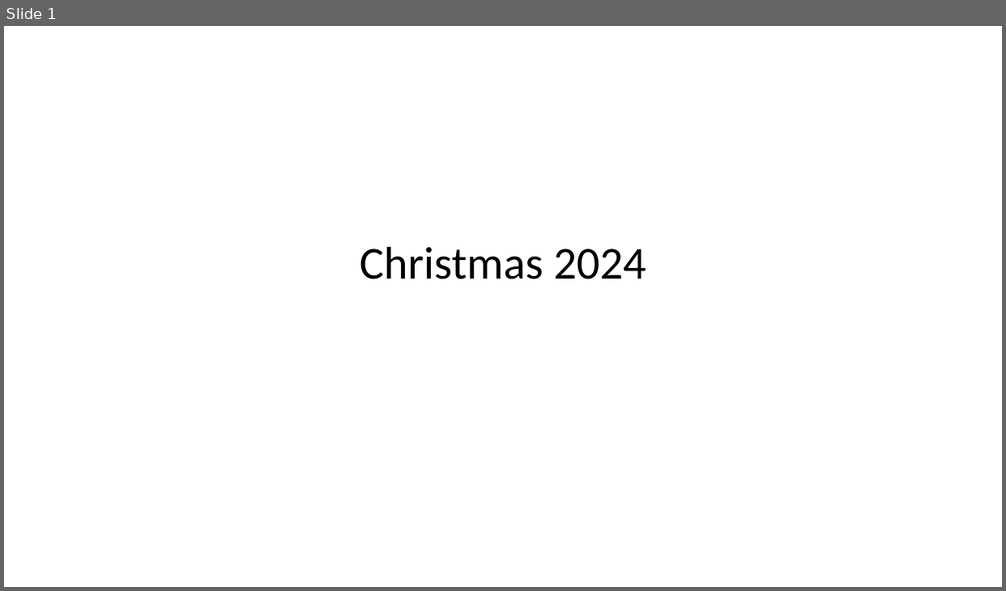
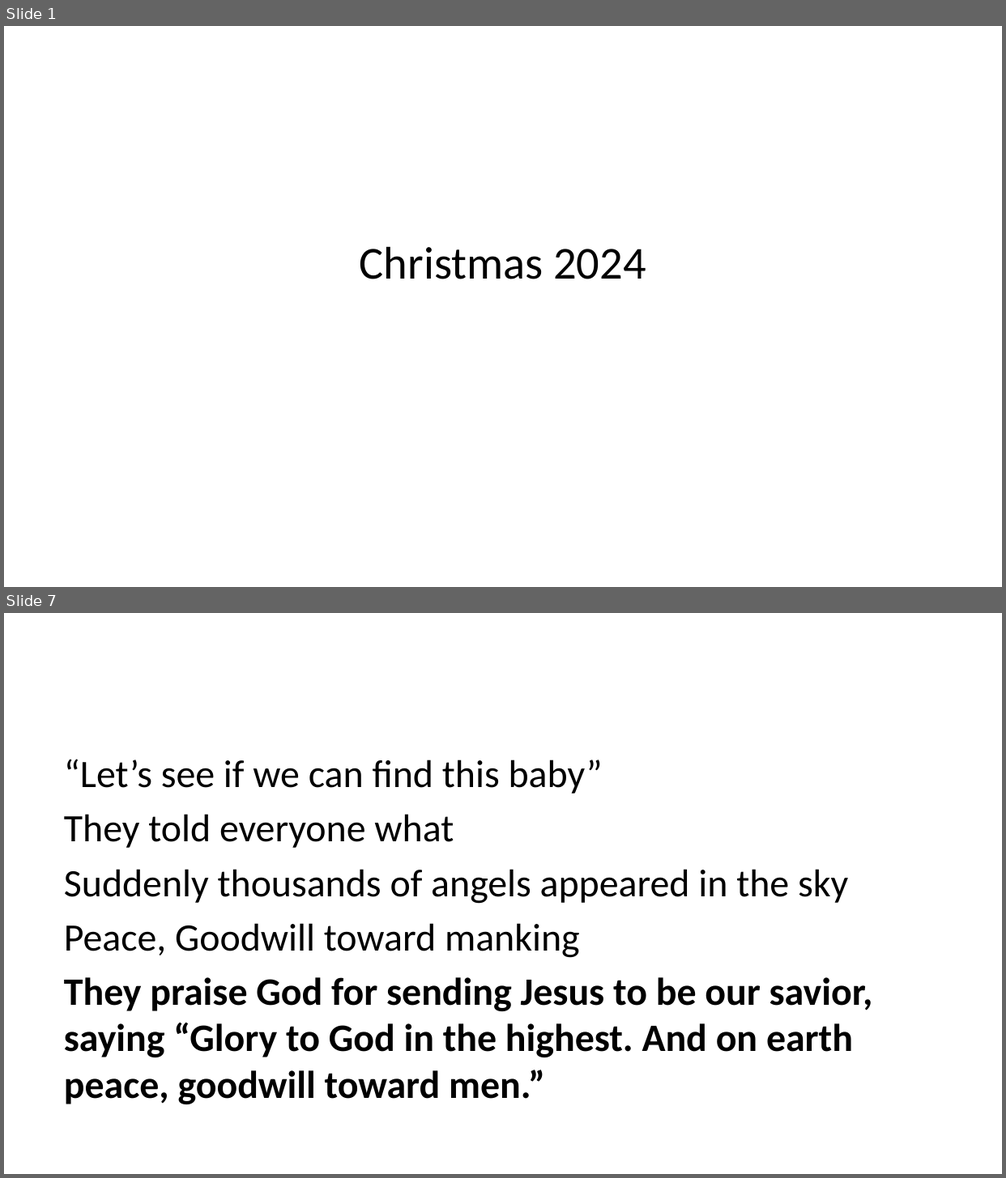
Before and after one commit to jcsalo/patient_education, a slide deck: christmas2004.pptx. Shown one above the other, each under a label of ours: slide 1 before the commit, slides 1 and 7 after it; the slides between them are not shown. The pictures are 1006x591 and 1006x1178 pixels, drawn with LibreOffice and Linux fonts; fonts in the diff are those of the drawing. Boxes give left, top, right and bottom in pixels: in the first picture for what was removed or moved away, otherwise in the second. Text is boxed around its words. In the diff, an @@ line names an element or a change of style, - is before the commit and + after.

```diff
--- a/christmas2004.pptx
+++ b/christmas2004.pptx
@@ slide 7 added at [4, 613, 1002, 1174], background #FFFFFF @@
@@ text added at [64, 759, 873, 1105], 28 pt, text #000000 @@
+“Let’s see if we can find this baby”
+They told everyone what
+Suddenly thousands of angels appeared in the sky
+Peace, Goodwill toward manking
+They praise God for sending Jesus to be our savior, saying “Glory to God in the highest. And on earth peace, goodwill toward men.”
```
Also in this commit, not shown: 11 other slides added, 41 other files.
